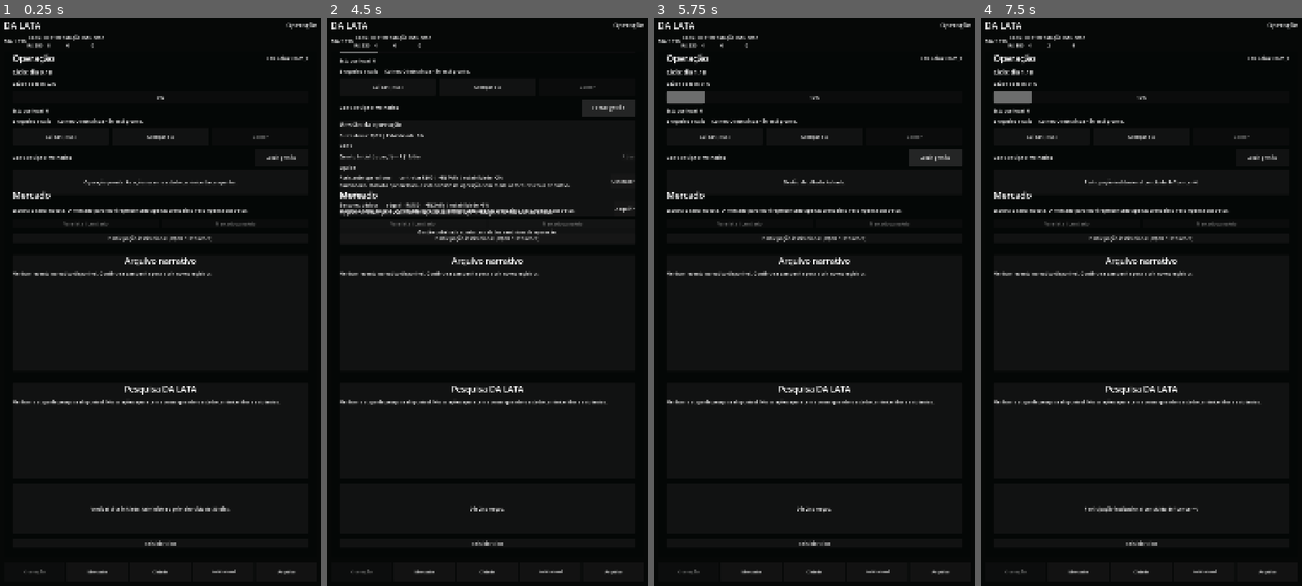
Above: before the commit, frames 1-4 (left to right).
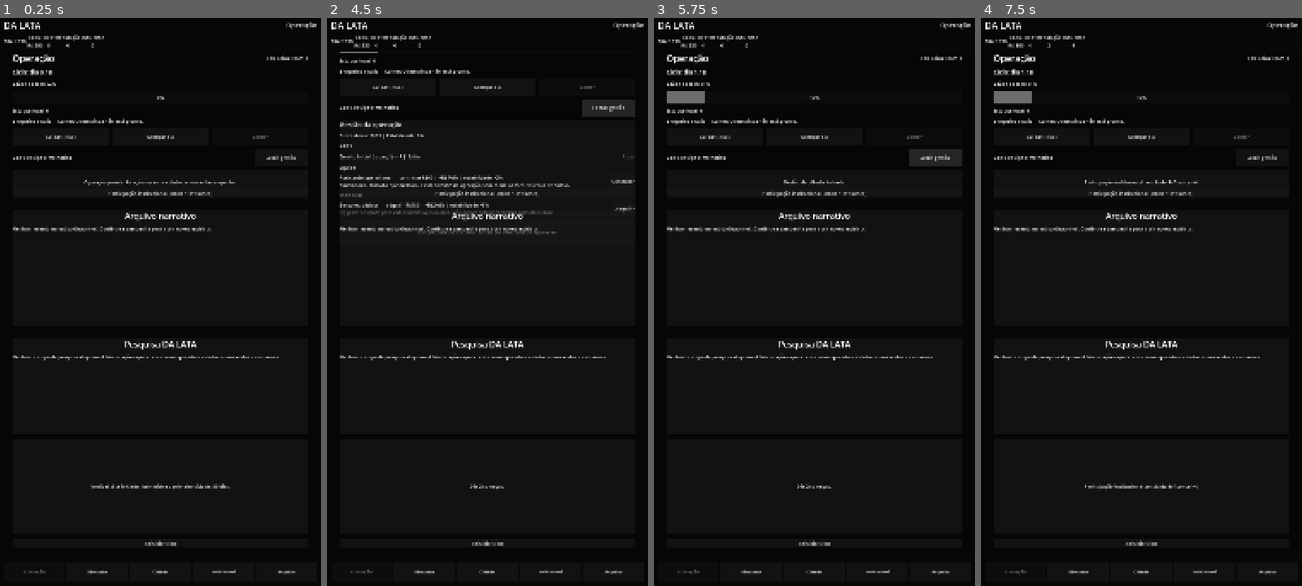
Above: after the commit, the same moments.

Repository: az1nn/growing-rio
Game: Godot game, scene res://scenes/shell/game_shell.tscn
Two runs of this game, one before a commit and one after it. Both use one fixed random seed, a clock stepped at 60 frames per second and the inputs below.
Inputs:
- Up to frame 1 (0.25 s): no input
- Up to frame 2 (4.5 s): click "Reiniciar ciclo" at 0.5 s; click "Reiniciar ciclo" at 1.25 s; click "Reiniciar ciclo" at 2 s; click "Cuidar (-R$5)" at 2.75 s; click "Avançar dia" at 3.5 s; click "Abrir gestão" at 4.25 s
- Up to frame 3 (5.75 s): click "Fechar gestão" at 5 s
- Up to frame 4 (7.5 s): click "Participação institucional (-…" at 5.75 s; click "Mercado" at 6.5 s; click "Operação" at 7.25 s

The runs differ from the first frame. In frame 1, 3.2% of the frame differs, in the area x 4-87%, y 30-88%; in frame 2, 3.1%; in frame 3, 2.9%; in frame 4, 3.1%.

Commit message:
refactor(rb-05): hand legacy market to shell

Diff:
--- a/scenes/main/main.gd
+++ b/scenes/main/main.gd
@@ -28,6 +28,9 @@
         $Margin/VBox/Subtitle.visible = false
         $Margin/VBox/DayLabel.visible = false
         $Margin/VBox/Stats.visible = false
+        $Margin/VBox/MarketTitle.visible = false
+        $Margin/VBox/MarketHelp.visible = false
+        $Margin/VBox/MarketActions.visible = false
 
     game_state.state_changed.connect(_refresh)
     game_state.message_posted.connect(_on_message)
